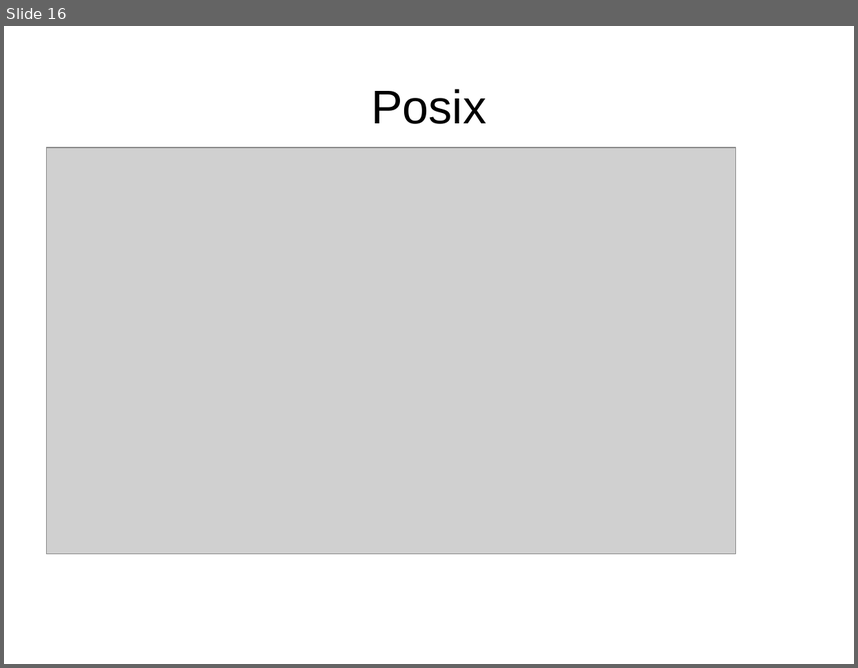
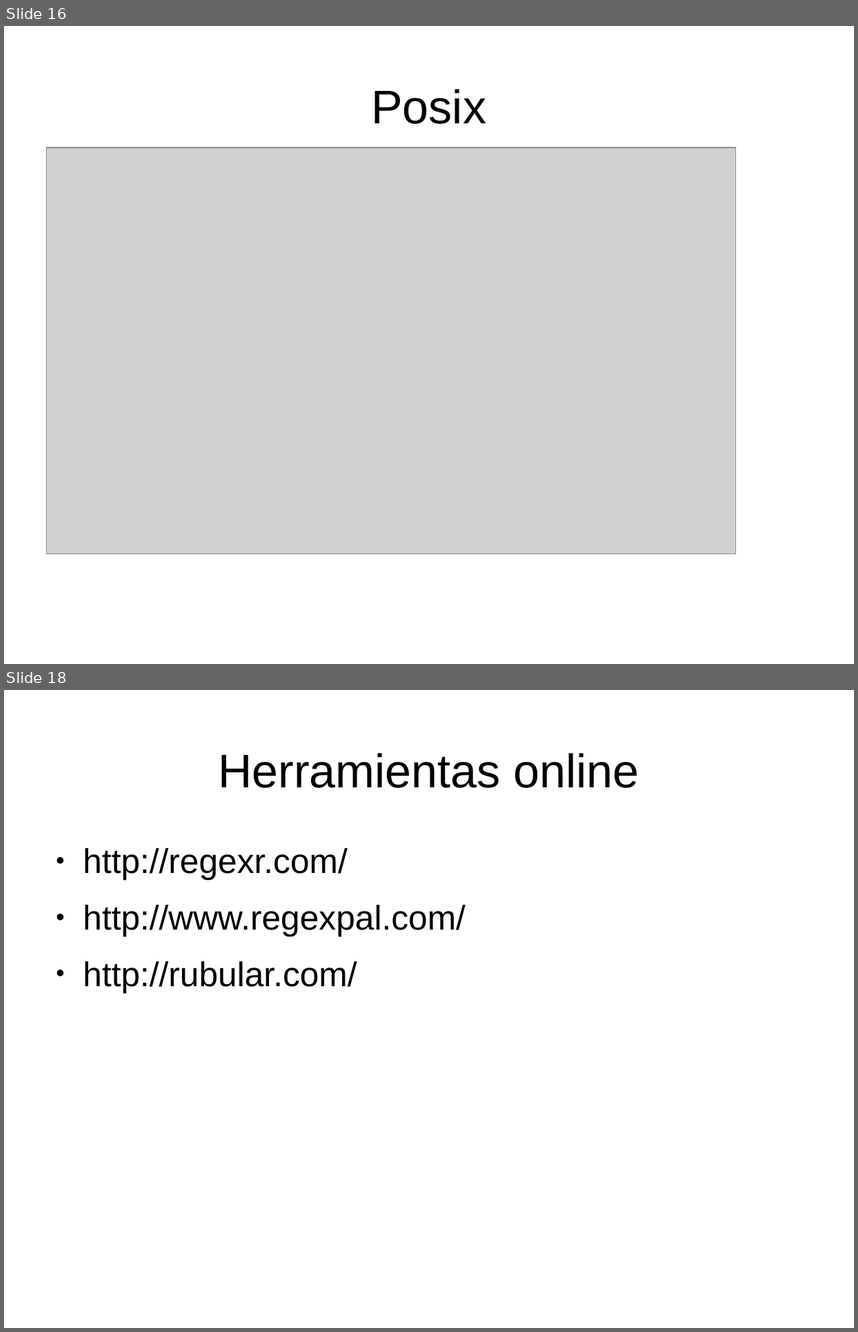
Before and after one commit to renatolrr/regex, a slide deck: Introducción regex.odp. Shown one above the other, each under a label of ours: slide 16 before the commit, slides 16 and 18 after it; the slides between them are not shown. The pictures are 858x668 and 858x1332 pixels, drawn with LibreOffice and Linux fonts; fonts in the diff are those of the drawing; grey boxes stand for pictures. Boxes give left, top, right and bottom in pixels: in the first picture for what was removed or moved away, otherwise in the second. Text is boxed around its words. In the diff, an @@ line names an element or a change of style, - is before the commit and + after.

```diff
--- a/Introducción regex.odp
+++ b/Introducción regex.odp
@@ slide 18 added at [4,690,854,1328], background #FFFFFF @@
@@ title added at [218,753,639,788], 44 pt, text #000000 @@
+Herramientas online
@@ text added at [83,848,466,992], 32 pt, text #000000 @@
+● http://regexr.com/
+● http://www.regexpal.com/
+● http://rubular.com/
```
Also in this commit, not shown: 1 slide changed, 2 other slides added, 1 slide removed, 1 other file.
